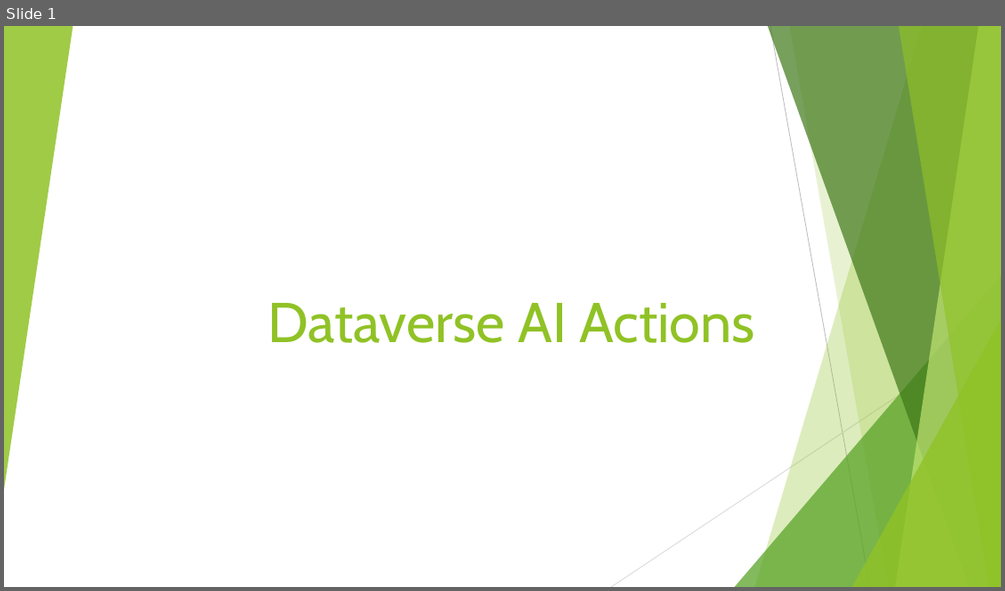
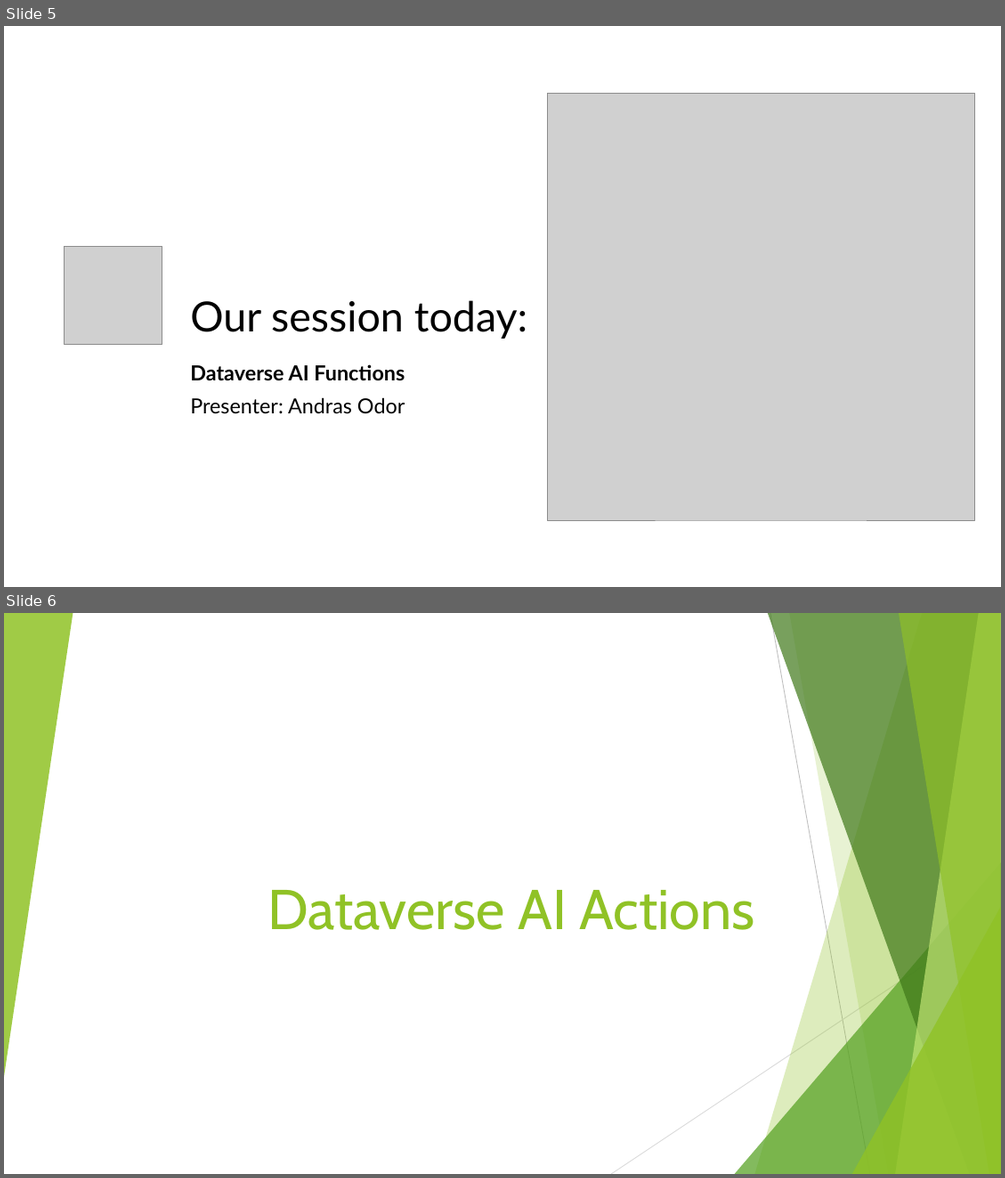
Before and after one commit to csonthejjas/DataverseAIActions, a slide deck: Dataverse AI Actions.pptx. Shown one above the other, each under a label of ours: slide 1 before the commit, slides 5 and 6 after it. The pictures are 1005x591 and 1005x1178 pixels, drawn with LibreOffice and Linux fonts; fonts in the diff are those of the drawing; grey boxes stand for pictures. Boxes give left, top, right and bottom in pixels: in the first picture for what was removed or moved away, otherwise in the second. Text is boxed around its words. In the diff, an @@ line names an element or a change of style, - is before the commit and + after.

```diff
--- a/Dataverse AI Actions.pptx
+++ b/Dataverse AI Actions.pptx
@@ slide 5 added at (x1=4, y1=26, x2=1001, y2=587), background #FFFFFF @@
@@ picture added at (x1=547, y1=93, x2=974, y2=520) @@
@@ picture added at (x1=65, y1=247, x2=162, y2=345) @@
@@ title added at (x1=190, y1=300, x2=527, y2=338), 40 pt, text #000000 @@
+Our session today:
@@ text added at (x1=190, y1=364, x2=404, y2=414), 20 pt, text #000000, bold @@
+Dataverse AI Functions
+Presenter: Andras Odor
@@ what was slide 1 is now slide 6 @@
```
Also in this commit, not shown: 4 other slides added, 6 other files.
